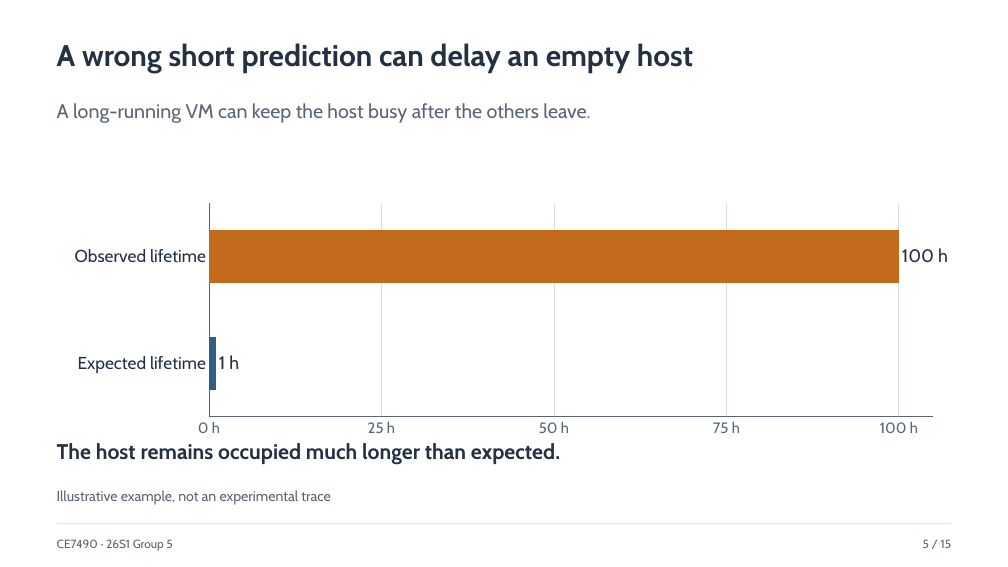
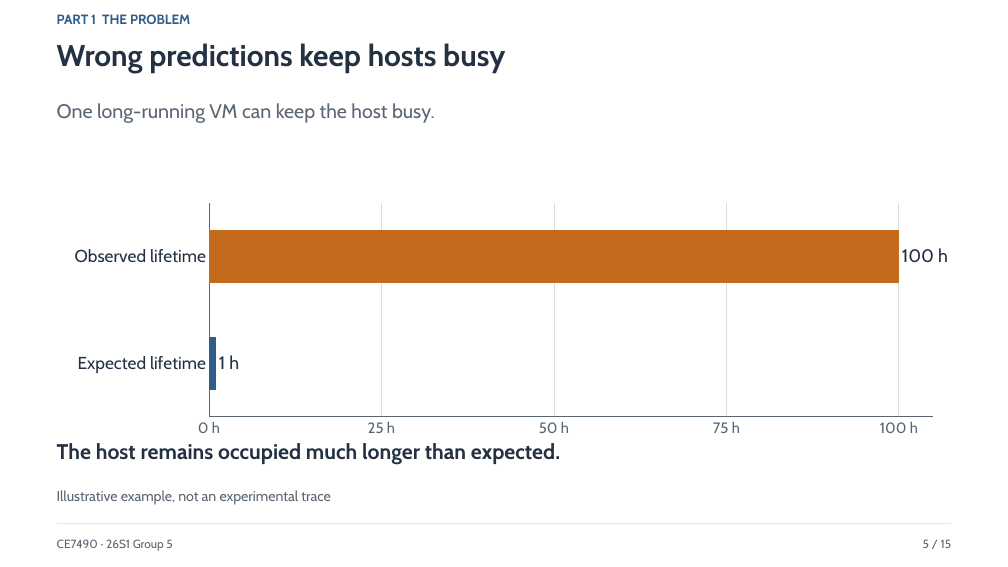
Before and after one commit to xxxmian/CE7490-P2_Revisiting_LAVA, a slide deck: slide 5 of Revisiting_Lifetime_Aware_VM_Allocation_Presentation_v4.pptx. Drawn at 1008x567 pixels with LibreOffice and Linux fonts; fonts in the diff are those of the drawing. Boxes give left, top, right and bottom in pixels: in the first picture for what was removed or moved away, otherwise in the second. Text is boxed around its words. In the diff, an @@ line names an element or a change of style, - is before the commit and + after.

```diff
--- a/Revisiting_Lifetime_Aware_VM_Allocation_Presentation_v4.pptx
+++ b/Revisiting_Lifetime_Aware_VM_Allocation_Presentation_v4.pptx
@@ text added at <box>57,14,190,24</box>, 12.8 pt, text #2F5D8A, bold @@
+PART 1 THE PROBLEM
@@ text at <box>57,43,505,72</box>: text changed @@
-A wrong short prediction can delay an empty host
+Wrong predictions keep hosts busy
@@ text at <box>57,103,435,123</box>: text changed @@
-A long-running VM can keep the host busy after the others leave.
+One long-running VM can keep the host busy.
```
Also in this commit, not shown: 12 other slides changed, 2 slides added, 2 slides removed, 6 other files.
